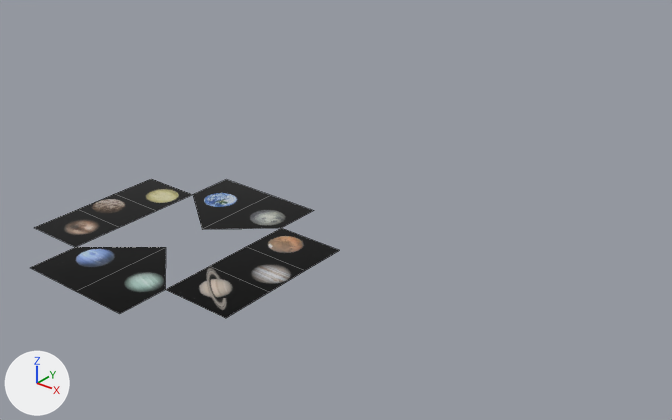
What one commit did to the Blender file data/pinball.blend.
One viewpoint serves both versions: a 50 mm lens placed at (0.417, -0.407, 0.284), pointed at (0.035, 0.071, -0.013). Lighting does not change. The marker at lower left points along +X, +Y and +Z. Mesh edges are drawn as thin lines. The same objects are shown in both versions, whatever each file hides.

In view in the first picture: 'decalCenter.001', 'decalCenter.002', 'decalCenter.003', 'decalCenter.004', 'decalCenter.005', 'decalCenter.006', 'decalCenter.007', 'decalCenter.008', 'decalCenter.009', 'decalCenter.010'.
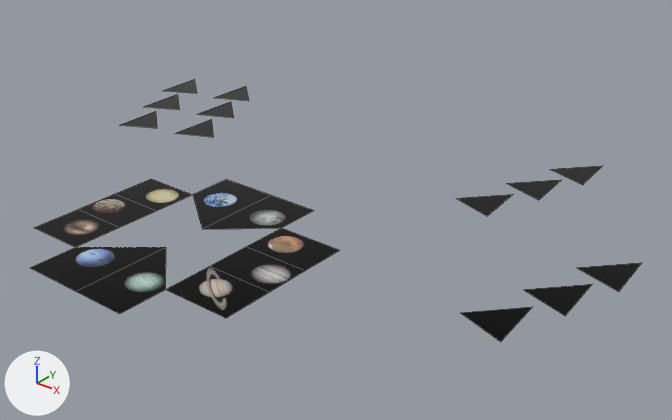
Location of each change, (x1, y1, x2, y2) in pixels of the pictures (672 x 420 px):
'Plane.030', added: after (461, 307, 532, 342)
'Plane.029', added: after (524, 284, 592, 316)
'Plane.028', added: after (578, 263, 641, 292)
'Plane.025', added: after (456, 194, 513, 216)
'Plane.026', added: after (507, 180, 561, 200)
'Plane.027', added: after (550, 166, 602, 185)
'Plane.024', added: after (177, 120, 213, 137)
'Plane.023', added: after (121, 111, 157, 128)
'Plane.017', added: after (199, 102, 233, 118)
'Plane.022', added: after (144, 95, 179, 110)
'Plane.016', added: after (214, 86, 249, 101)
'Plane.011', added: after (163, 80, 197, 93)

What changed in the scene script:
```text
Add mat_arrow_001:
    mat_arrow_001 = bpy.data.materials.new('arrow.001')
    # colours: grey #757575, white #ffffff, blue #bcbcff, red #a40000, black #000000
    # uses the picture img_tharsisartworks_gallerypageplanetswtxt_png
Add me_plane:
    me_plane.from_pydata(...)  # 3 vertices, 1 face; spans x -0.01..0.03, y -0.03..0.01, z 0.0
    me_plane.materials.append(mat_arrow_001)
Add ob_plane_011:
    ob_plane_011 = bpy.data.objects.new('Plane.011', me_plane)
    ob_plane_011.location = (-0.2344, 0.18, 0.0)
    ob_plane_011.rotation_euler = (0.0, 0.0, -0.327)  # degrees (0, 0, -19)
Add ob_plane_016:
    ob_plane_016 = bpy.data.objects.new('Plane.016', me_plane.copy())
    ob_plane_016.location = (-0.1812, 0.1963, 0.0)
    ob_plane_016.rotation_euler = (0.0, 0.0, -0.371)  # degrees (0, 0, -21)
Add ob_plane_017:
    ob_plane_017 = bpy.data.objects.new('Plane.017', me_plane.copy())
    ob_plane_017.location = (-0.1606, 0.1552, 0.0)
    ob_plane_017.rotation_euler = (0.0, 0.0, -0.371)  # degrees (0, 0, -21)
Add ob_plane_022:
    ob_plane_022 = bpy.data.objects.new('Plane.022', me_plane.copy())
    ob_plane_022.location = (-0.2138, 0.1389, 0.0)
    ob_plane_022.rotation_euler = (0.0, 0.0, -0.327)  # degrees (0, 0, -19)
Add ob_plane_023:
    ob_plane_023 = bpy.data.objects.new('Plane.023', me_plane.copy())
    ob_plane_023.location = (-0.1942, 0.0949, 0.0)
    ob_plane_023.rotation_euler = (0.0, 0.0, -0.327)  # degrees (0, 0, -19)
Add ob_plane_024:
    ob_plane_024 = bpy.data.objects.new('Plane.024', me_plane.copy())
    ob_plane_024.location = (-0.141, 0.1112, 0.0)
    ob_plane_024.rotation_euler = (0.0, 0.0, -0.371)  # degrees (0, 0, -21)
Add ob_plane_025:
    ob_plane_025 = bpy.data.objects.new('Plane.025', me_plane.copy())
    ob_plane_025.location = (0.1307, 0.1371, 0.0)
    ob_plane_025.rotation_euler = (0.0, 0.0, -1.115)  # degrees (0, 0, -64)
Add ob_plane_026:
    ob_plane_026 = bpy.data.objects.new('Plane.026', me_plane.copy())
    ob_plane_026.location = (0.146, 0.1828, 0.0)
    ob_plane_026.rotation_euler = (0.0, 0.0, -1.115)  # degrees (0, 0, -64)
Add ob_plane_027:
    ob_plane_027 = bpy.data.objects.new('Plane.027', me_plane.copy())
    ob_plane_027.location = (0.1588, 0.2269, 0.0)
    ob_plane_027.rotation_euler = (0.0, 0.0, -1.115)  # degrees (0, 0, -64)
Add ob_plane_028:
    ob_plane_028 = bpy.data.objects.new('Plane.028', me_plane.copy())
    ob_plane_028.location = (0.243, 0.0975, 0.0)
    ob_plane_028.rotation_euler = (0.0, 0.0, -1.119)  # degrees (0, 0, -64)
Add ob_plane_029:
    ob_plane_029 = bpy.data.objects.new('Plane.029', me_plane.copy())
    ob_plane_029.location = (0.2302, 0.0534, 0.0)
    ob_plane_029.rotation_euler = (0.0, 0.0, -1.119)  # degrees (0, 0, -64)
Add ob_plane_030:
    ob_plane_030 = bpy.data.objects.new('Plane.030', me_plane.copy())
    ob_plane_030.location = (0.2146, 0.0078, 0.0)
    ob_plane_030.rotation_euler = (0.0, 0.0, -1.119)  # degrees (0, 0, -64)
```
